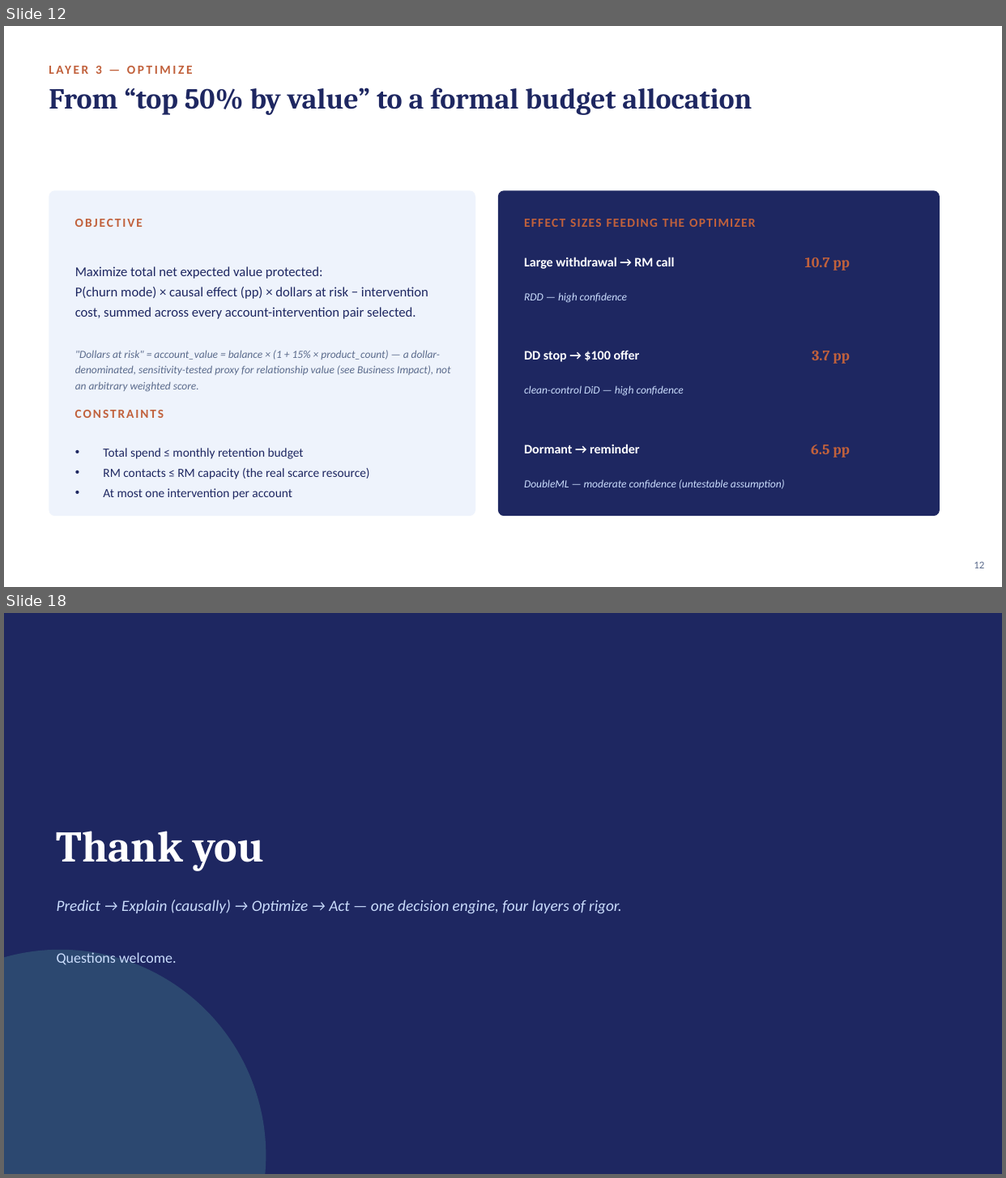
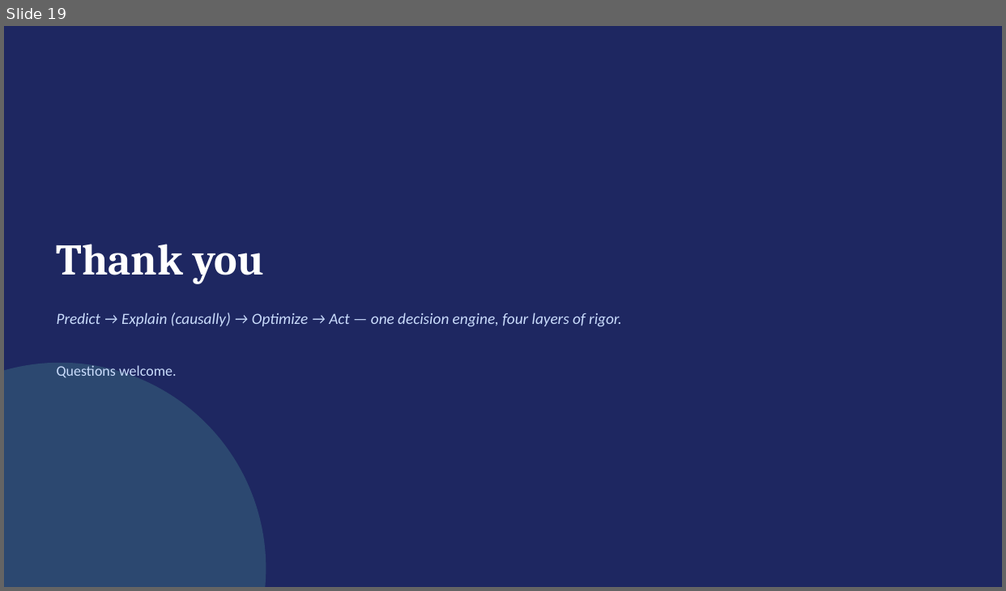
Before and after one commit to crystal1361/DDA-Retention, a slide deck: deck/vanguard_dda_deck.pptx. Shown one above the other, each under a label of ours: slides 12 and 18 before the commit, slide 19 after it; the slides between them are not shown. The pictures are 1006x1178 and 1006x591 pixels, drawn with LibreOffice and Linux fonts; fonts in the diff are those of the drawing. Boxes give left, top, right and bottom in pixels: in the first picture for what was removed or moved away, otherwise in the second. Text is boxed around its words. In the diff, an @@ line names an element or a change of style, - is before the commit and + after.

```diff
--- a/deck/vanguard_dda_deck.pptx
+++ b/deck/vanguard_dda_deck.pptx
@@ slide 12 removed at <box>4,26,1002,587</box>, background #FFFFFF @@
@@ text removed at <box>96,66,102,74</box> @@
-LAYER 3 — OPTIMIZE
@@ text removed at <box>49,88,752,115</box> @@
-From “top 50% by value” to a formal budget allocation
@@ rounded rectangle removed at <box>49,190,475,516</box> @@
@@ rounded rectangle removed at <box>498,190,940,516</box> @@
@@ text removed at <box>75,219,143,227</box> @@
-OBJECTIVE
@@ text removed at <box>524,219,755,227</box> @@
-EFFECT SIZES FEEDING THE OPTIMIZER
@@ text removed at <box>75,267,428,319</box> @@
-Maximize total net expected value protected:
-P(churn mode) × causal effect (pp) × dollars at risk − intervention cost, summed across every account-intervention pair selected.
@@ text removed at <box>524,257,674,269</box> @@
-Large withdrawal → RM call
@@ text removed at <box>805,258,850,271</box> @@
-10.7 pp
@@ text removed at <box>524,292,627,303</box> @@
-RDD — high confidence
@@ text removed at <box>75,350,450,391</box> @@
-"Dollars at risk" = account_value = balance × (1 + 15% × product_count) — a dollar-denominated, sensitivity-tested proxy for relationship value (see Business Impact), not an arbitrary weighted score.
@@ text removed at <box>524,350,640,362</box> @@
-DD stop → $100 offer
@@ text removed at <box>812,351,850,364</box> @@
-3.7 pp
@@ text removed at <box>524,386,684,396</box> @@
-clean-control DiD — high confidence
@@ text removed at <box>75,410,164,418</box> @@
-CONSTRAINTS
@@ text removed at <box>103,448,370,500</box> @@
-• Total spend ≤ monthly retention budget
-• RM contacts ≤ RM capacity (the real scarce resource)
-• At most one intervention per account
@@ text removed at <box>524,444,639,454</box> @@
-Dormant → reminder
@@ text removed at <box>811,445,850,458</box> @@
-6.5 pp
@@ text removed at <box>524,480,785,489</box> @@
-DoubleML — moderate confidence (untestable assumption)
@@ text removed at <box>974,561,984,569</box> @@
-12
@@ what was slide 18 is now slide 19 @@
```
Also in this commit, not shown: 11 slides changed, 8 slides added, 5 other slides removed, 4 other files.
